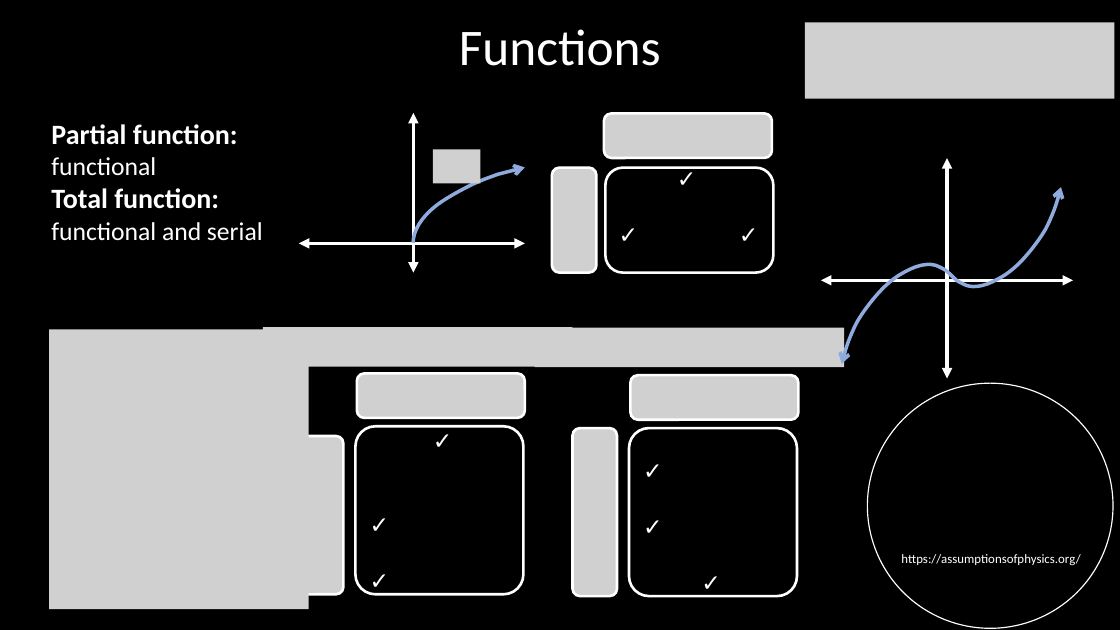
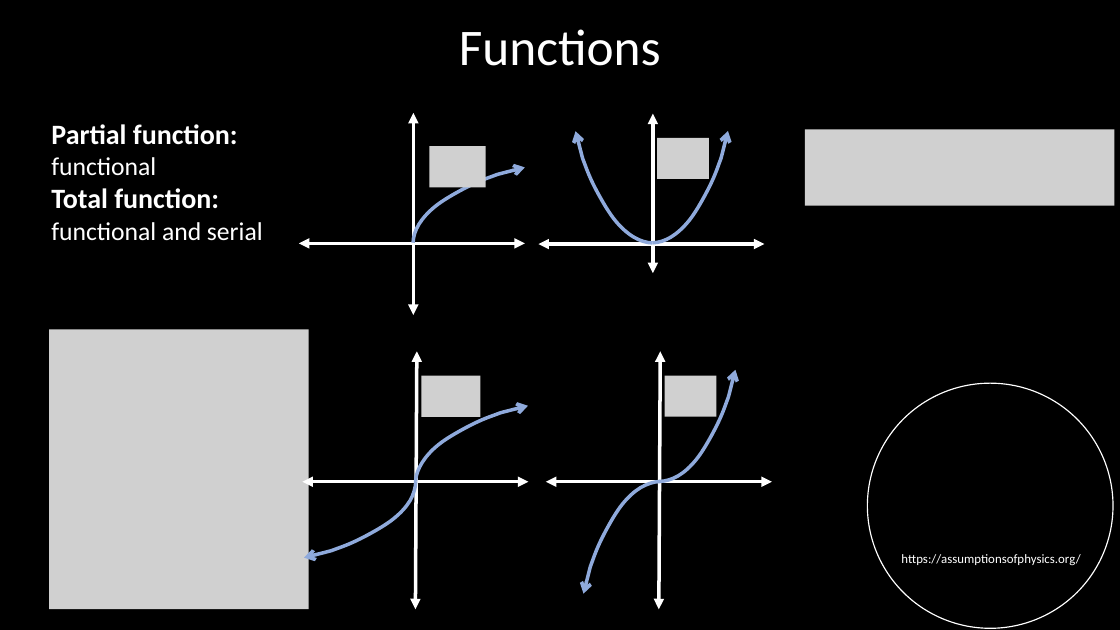
Before and after one commit to assumptionsofphysics/slides, a slide deck: slide 11 of Set Theory 112623.pptx (slide 12 before the commit). Drawn at 1120x630 pixels with LibreOffice and Linux fonts; fonts in the diff are those of the drawing; grey boxes stand for pictures; background and template pictures are left out. Boxes give left, top, right and bottom in pixels: in the first picture for what was removed or moved away, otherwise in the second. Text is boxed around its words. In the diff, an @@ line names an element or a change of style, - is before the commit and + after.

```diff
--- a/Set Theory 112623.pptx
+++ b/Set Theory 112623.pptx
@@ picture removed at (805, 23, 1115, 99) @@
@@ double arrow moved from (413, 113) - (413, 273) to (413, 113) - (413, 315) @@
@@ picture removed at (604, 113, 772, 158) @@
@@ double arrow added from (653, 113) to (653, 273), #FFFFFF 3 pt @@
@@ picture: place and size @@
-picture at (433, 150, 481, 184)
+picture at (429, 146, 486, 187)
@@ freeform shape added at (576, 131, 653, 243), outline #8FAADC 3 pt @@
@@ freeform shape added at (653, 131, 728, 243), outline #8FAADC 3 pt @@
@@ picture added at (657, 138, 709, 179) @@
@@ picture added at (805, 129, 1115, 206) @@
@@ picture removed at (552, 168, 597, 273) @@
@@ rounded rectangle removed at (606, 168, 774, 273) @@
-✓
-✓ ✓
@@ double arrow added from (765, 245) to (539, 245), #FFFFFF 3 pt @@
@@ picture removed at (263, 327, 573, 366) @@
@@ picture removed at (534, 328, 844, 367) @@
@@ double arrow moved from (947, 158) - (947, 379) to (417, 351) - (416, 609) @@
@@ double arrow added from (660, 351) to (659, 609), #FFFFFF 3 pt @@
@@ picture removed at (357, 374, 525, 418) @@
@@ picture added at (422, 376, 481, 417) @@
@@ picture removed at (631, 376, 799, 420) @@
@@ freeform shape added at (660, 370, 736, 481), outline #8FAADC 3 pt @@
@@ picture added at (665, 376, 717, 417) @@
@@ freeform shape at (416, 406, 528, 481): rotation 0 to 90 degrees; outline redrawn @@
@@ picture removed at (299, 436, 344, 594) @@
@@ rounded rectangle removed at (355, 427, 523, 595) @@
-✓
-✓
-✓
@@ picture removed at (573, 429, 618, 597) @@
@@ rounded rectangle removed at (629, 429, 797, 597) @@
-✓
-✓
-✓
@@ double arrow moved from (1074, 281) - (821, 281) to (528, 482) - (302, 482) @@
@@ freeform shape at (304, 481, 416, 558): rotation 0 to 90 degrees; outline redrawn @@
@@ double arrow added from (772, 482) to (546, 482), #FFFFFF 3 pt @@
@@ freeform shape added at (584, 481, 660, 594), outline #8FAADC 3 pt @@
```
Also in this commit, not shown: 4 other slides changed, 1 slide added, 1 other file.
